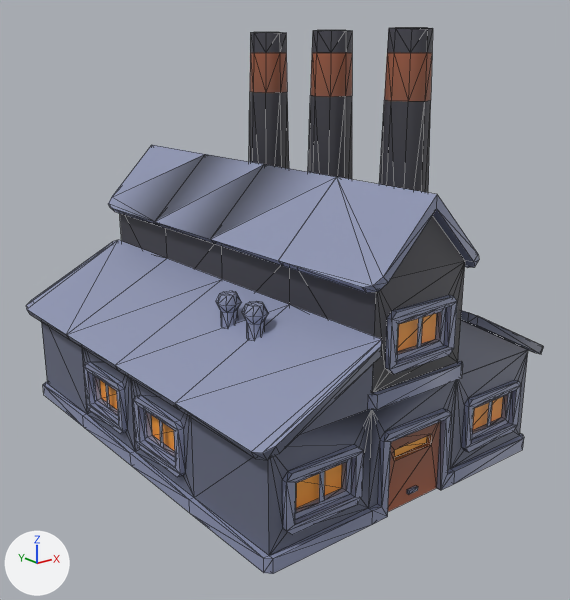
A saved change to the FBX model ledger/Assets/Props/city-kit-industrial/building-m.fbx.
One viewpoint serves both versions: a camera (50 mm lens) standing at (-1.79, -2.36, 1.44) and looking at (0.02, -0.1, 0.53). Lighting does not change. The marker at lower left points along +X, +Y and +Z. The older version comes first. Mesh edges are drawn as thin lines. Where no turn or scale is listed for an object, it has been applied to the vertices.

Names of what the first picture shows: 'building-m'.
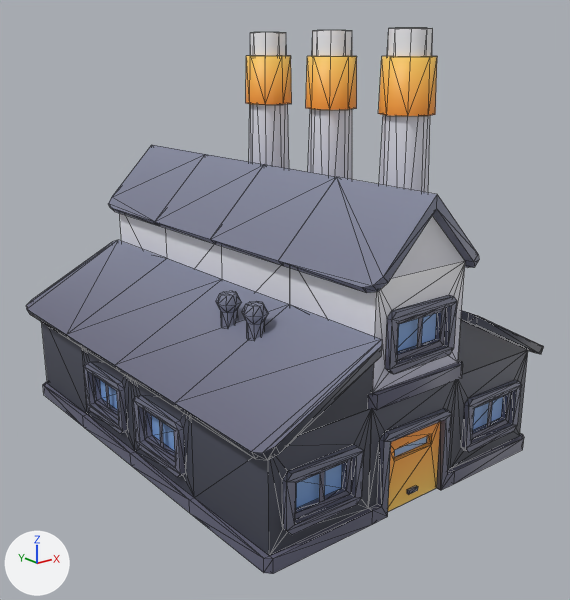
Where the change shows, as pixel boxes (x1, y1, x2, y2) in the pictures (570 x 600 px; the box of a moved part takes in the faces that stretch with it):
part 1 of me_scene, added (orange): after (306, 56, 357, 110)
part 2 of me_scene, added (orange): after (378, 56, 437, 116)
part 3 of me_scene, added (orange): after (246, 56, 292, 105)
part 4 of me_scene, moved or reshaped: before (249, 28, 474, 512); after (41, 145, 457, 524)
part 5 of me_scene, surface changed: (26, 164, 544, 574) in both

Edits to the bpy script that builds the scene:
```text
Add mat_colormap_specular:
    mat_colormap_specular = principled_material('colormap-specular')
    mat_colormap_specular.texture = img_colormap_png
Change me_scene:
    used by ob_building_m; location = (0.0, 0.0, 0.0)
    remove me_scene.from_pydata(...)  # 1014 vertices, 1706 faces; spans x -0.66..0.66, y -0.85..0.85, z 0.0..1.52
    add me_scene.from_pydata(...)  # 1055 vertices, 1694 faces; spans x -0.66..0.66, y -0.85..0.85, z 0.0..1.52
    me_scene part 1: a new loose piece, an 8-sided cylinder along z spanning x 0.23..0.43, y -0.1..0.1, z 1.23..1.43, in mat_colormap (picture img_colormap_png)
    me_scene part 2: a new loose piece, an 8-sided cylinder along z spanning x 0.23..0.43, y -0.5..-0.3, z 1.23..1.43, in mat_colormap (picture img_colormap_png)
    me_scene part 3: a new loose piece, an 8-sided cylinder along z spanning x 0.23..0.43, y 0.3..0.5, z 1.23..1.43, in mat_colormap (picture img_colormap_png)
    me_scene part 4: 58 vertices removed from x -0.25..0.41, y -0.8..0.48, z 0.0..1.44; 51 vertices added at x -0.66..0.66, y -0.82..0.82, z 0.0..1.04
    me_scene part 5: 1231 kept faces spanning x -0.66..0.66, y -0.85..0.85, z 0.0..1.52 get new texture (UV) coordinates
    add me_scene.materials.append(mat_colormap_specular)  # picture img_colormap_png
```
